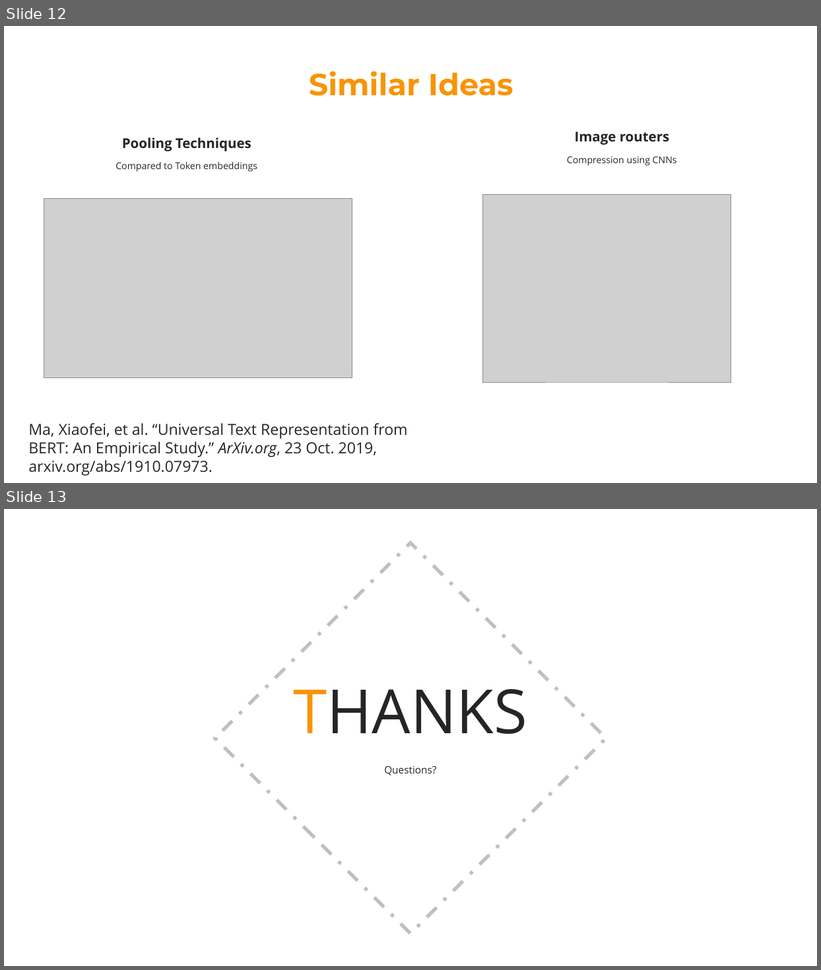
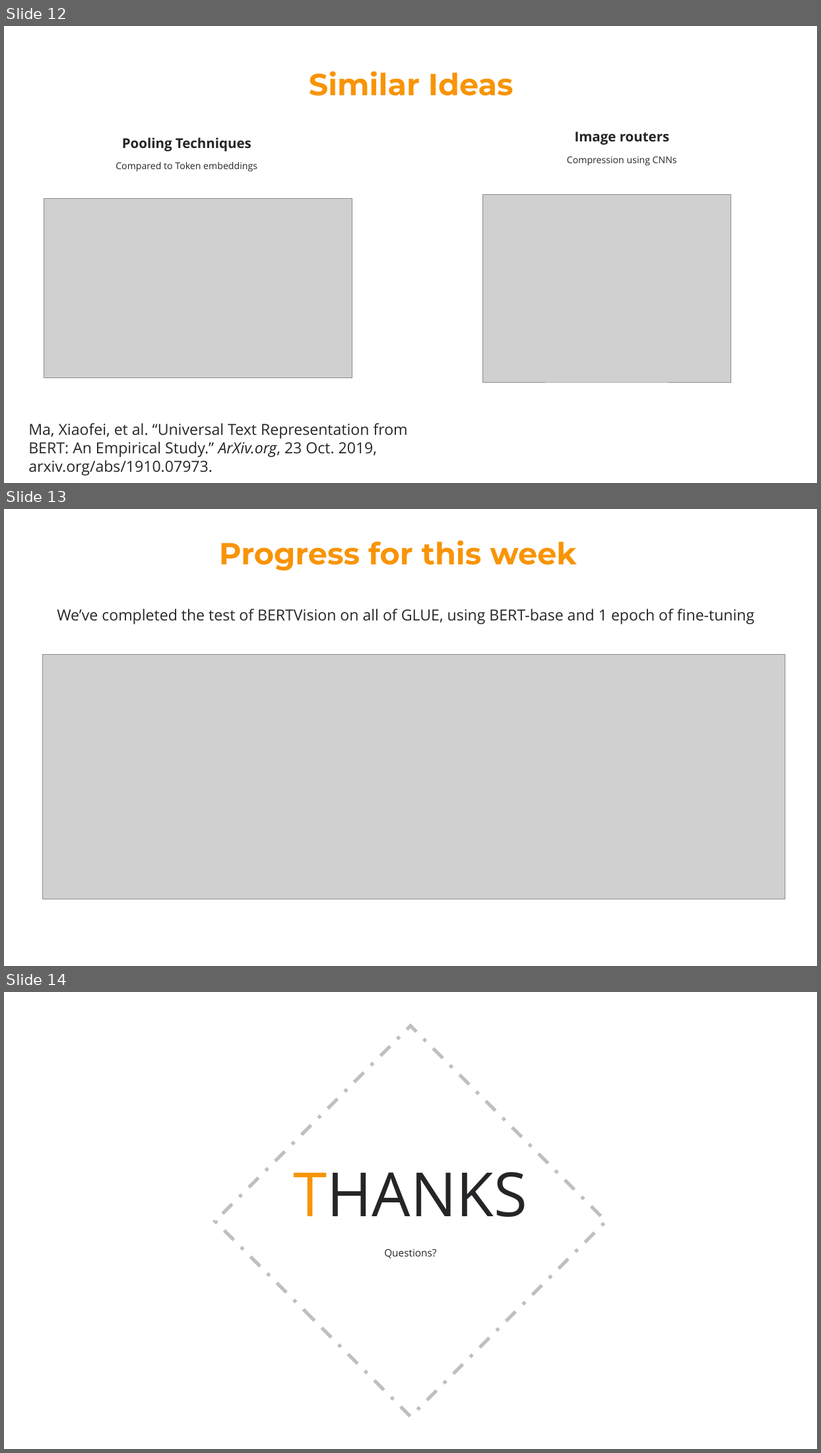
Before and after one commit to cbenge509/BERTVision, a slide deck: presentation/capstone/week_7/capstone__jiang_benge_fogarty_king__week_7.pptx. Shown one above the other, each under a label of ours: slides 12 and 13 before the commit, slides 12, 13 and 14 after it. The pictures are 821x970 and 821x1453 pixels, drawn with LibreOffice and Linux fonts; fonts in the diff are those of the drawing; grey boxes stand for pictures; background and template pictures are left out. Boxes give left, top, right and bottom in pixels: in the first picture for what was removed or moved away, otherwise in the second. Text is boxed around its words. In the diff, an @@ line names an element or a change of style, - is before the commit and + after.

```diff
--- a/presentation/capstone/week_7/capstone__jiang_benge_fogarty_king__week_7.pptx
+++ b/presentation/capstone/week_7/capstone__jiang_benge_fogarty_king__week_7.pptx
@@ slide 13 added at (4,509,817,966), background #FFFFFF @@
@@ text added at (219,540,577,571), 36 pt, text #F89406, bold @@
+Progress for this week
@@ text added at (57,609,754,624), 18 pt, text #242527 @@
+We’ve completed the test of BERTVision on all of GLUE, using BERT-base and 1 epoch of fine-tuning
@@ picture added at (42,655,785,900) @@
@@ what was slide 13 is now slide 14 @@
```
Also in this commit, not shown: 6 slides changed, 1 other file.
